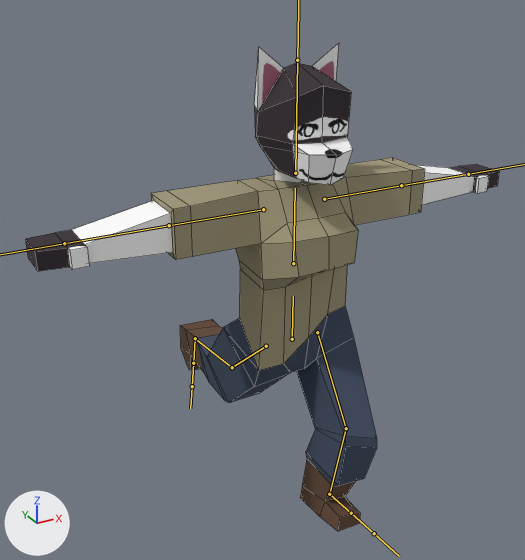
Renders of the FBX model player/mercenary.fbx from each side of a commit.
One viewpoint serves both versions: a camera (50 mm lens) standing at (-1.33, -2.17, 2.15) and looking at (-0.02, 0.21, 0.96). Arrows for +X, +Y and +Z are at lower left; the lights stay in place. Both versions are drawn at frame 1 of the action 'Armature|Armature|Armature|Idle'; the numbers are the values there. The bones that bend it are drawn over the model as lines. Mesh edges are drawn as thin lines.

Names of what the first picture shows: 'Mercenary'.
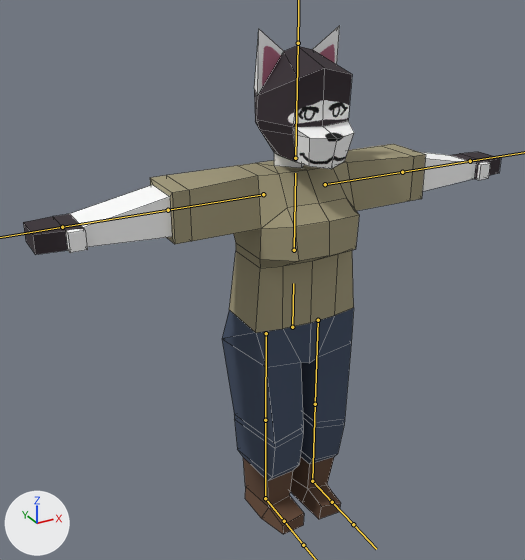
What the commit changed:
Bone 'Root' (bone_root) moves from (0.0, -0.054, 0.0) to (0.0, 0.0, 0.0).
Bone 'LThigh' (bone_lthigh) turns from (-35, 0, 0) to (0, 0, 0) degrees about its own x, y and z.
Bone 'LLeg' (bone_lleg) turns from (48, 0, 0) to (0, 0, 0) degrees about its own x, y and z.
Bone 'LFoot' (bone_lfoot) turns from (-19, 0, 0) to (0, 0, 0) degrees about its own x, y and z.
Bone 'RThigh' (bone_rthigh) turns from (50, 0, 0) to (0, 0, 0) degrees about its own x, y and z.
Bone 'RLeg' (bone_rleg) turns from (33, 0, 0) to (0, 0, 0) degrees about its own x, y and z.
Bone 'RFoot' (bone_rfoot) turns from (18, 0, 0) to (0, 0, 0) degrees about its own x, y and z.

Boxes (x1, y1, x2, y2) around the edits, measured in the pictures (525 x 560 px):
'Mercenary', posed
    before: (25, 42, 499, 531)
    after: (23, 25, 501, 534)
bone 'Root', root to tip
    before: (292, 339) to (293, 296)
    after: (292, 327) to (293, 283)
bone 'LThigh', root to tip
    before: (317, 332) to (346, 428)
    after: (318, 320) to (315, 404)
bone 'LLeg', root to tip
    before: (346, 428) to (329, 494)
    after: (315, 404) to (312, 481)
bone 'LFoot', root to tip
    before: (329, 494) to (351, 513)
    after: (312, 481) to (332, 502)
bone 'RThigh', root to tip
    before: (266, 346) to (232, 367)
    after: (266, 333) to (265, 420)
bone 'RLeg', root to tip
    before: (232, 367) to (195, 338)
    after: (265, 420) to (265, 498)
bone 'RFoot', root to tip
    before: (195, 338) to (193, 363)
    after: (265, 498) to (284, 521)
